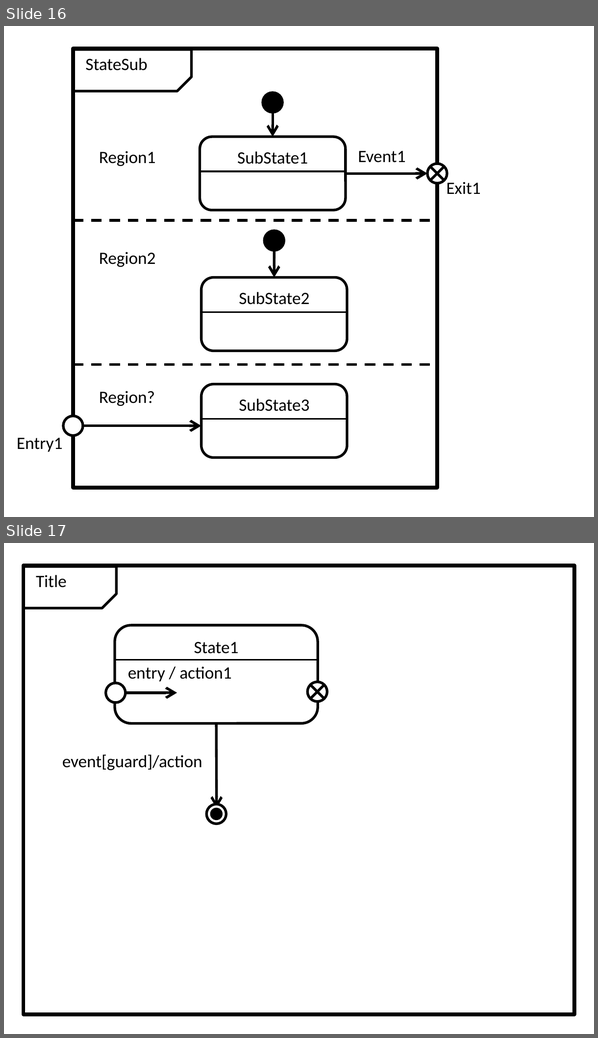
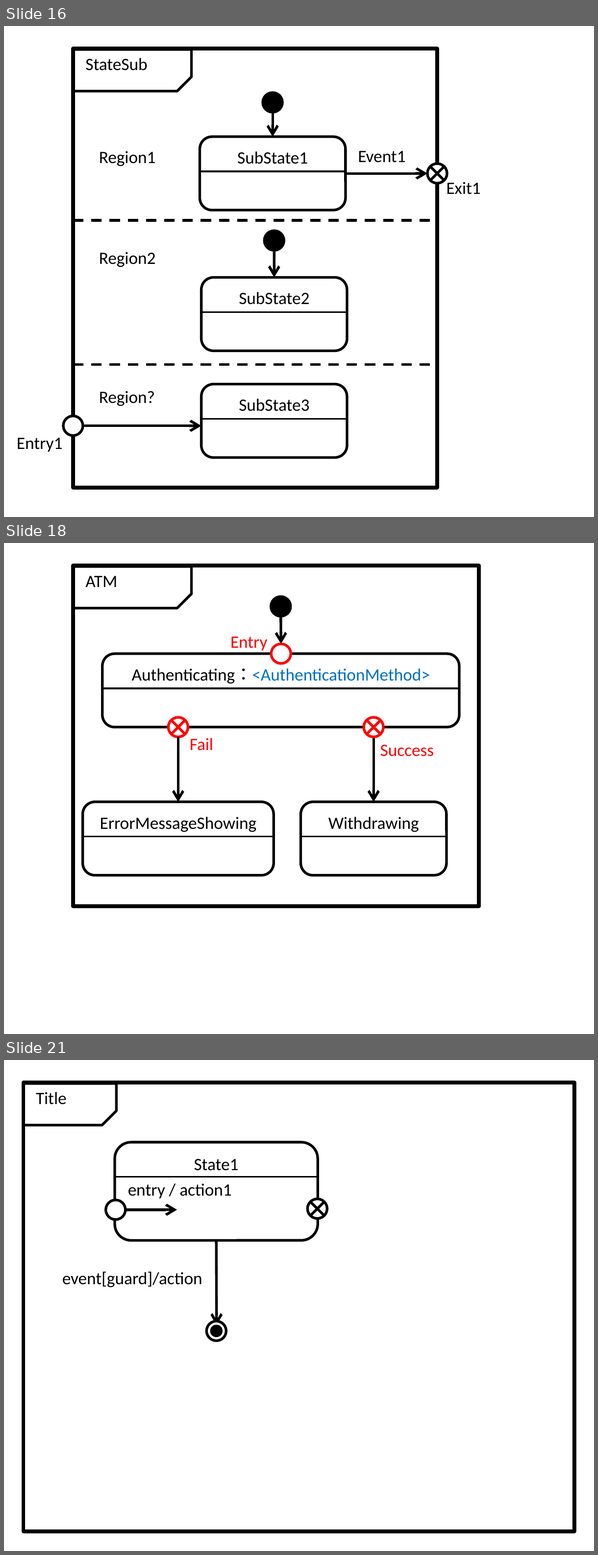
Before and after one commit to redboltz/cpp_sample, a slide deck: boost_training/msm/fig.pptx. Shown one above the other, each under a label of ours: slides 16 and 17 before the commit, slides 16, 18 and 21 after it; the slides between them are not shown. The pictures are 598x1038 and 598x1555 pixels, drawn with LibreOffice and Linux fonts; fonts in the diff are those of the drawing. Boxes give left, top, right and bottom in pixels: in the first picture for what was removed or moved away, otherwise in the second. Text is boxed around its words. In the diff, an @@ line names an element or a change of style, - is before the commit and + after.

```diff
--- a/boost_training/msm/fig.pptx
+++ b/boost_training/msm/fig.pptx
@@ slide 18 added at (x1=4, y1=543, x2=594, y2=1034), background #FFFFFF @@
@@ rectangle added at (x1=73, y1=566, x2=478, y2=906), outline #000000 2.25 pt @@
@@ snip rect added at (x1=73, y1=567, x2=191, y2=608), outline #000000 1.5 pt @@
@@ text added at (x1=85, y1=576, x2=117, y2=587), 10 pt, text #000000 @@
+ATM
@@ ellipse added at (x1=271, y1=596, x2=291, y2=617), fill #000000, outline #000000 1.5 pt @@
@@ arrow added from (281, 617) to (281, 644), #000000 1.5 pt @@
@@ text added at (x1=230, y1=637, x2=268, y2=651), 10 pt, text #FF0000 @@
+Entry
@@ ellipse added at (x1=271, y1=644, x2=291, y2=664), fill #FFFFFF, outline #FF0000 1.5 pt @@
@@ rounded rectangle added at (x1=102, y1=654, x2=459, y2=728), outline #000000 1.5 pt, 10 pt, text #0070C0 @@
+Authenticating：<AuthenticationMethod>
@@ line added from (102, 689) to (459, 689), #000000 1 pt @@
@@ ellipse added at (x1=169, y1=717, x2=189, y2=738), fill #FFFFFF, outline #FF0000 1.5 pt @@
@@ ellipse added at (x1=363, y1=717, x2=383, y2=738), fill #FFFFFF, outline #FF0000 1.5 pt @@
@@ line added from (171, 720) to (185, 734), #FF0000 1.5 pt @@
@@ line added from (185, 720) to (171, 734), #FF0000 1.5 pt @@
@@ line added from (366, 720) to (381, 734), #FF0000 1.5 pt @@
@@ line added from (381, 720) to (366, 734), #FF0000 1.5 pt @@
@@ arrow added from (178, 738) to (178, 802), #000000 1.5 pt @@
@@ text added at (x1=190, y1=738, x2=213, y2=751), 10 pt, text #FF0000 @@
+Fail
@@ arrow added from (373, 738) to (373, 802), #000000 1.5 pt @@
@@ text added at (x1=380, y1=745, x2=434, y2=757), 10 pt, text #FF0000 @@
+Success
@@ rounded rectangle added at (x1=82, y1=802, x2=274, y2=876), outline #000000 1.5 pt, 10 pt, text #000000 @@
+ErrorMessageShowing
@@ rounded rectangle added at (x1=301, y1=802, x2=447, y2=876), outline #000000 1.5 pt, 10 pt, text #000000 @@
+Withdrawing
@@ line added from (84, 836) to (274, 836), #000000 1 pt @@
@@ line added from (301, 836) to (445, 836), #000000 1 pt @@
@@ what was slide 17 is now slide 21 @@
```
Also in this commit, not shown: 3 other slides added, 29 other files.
